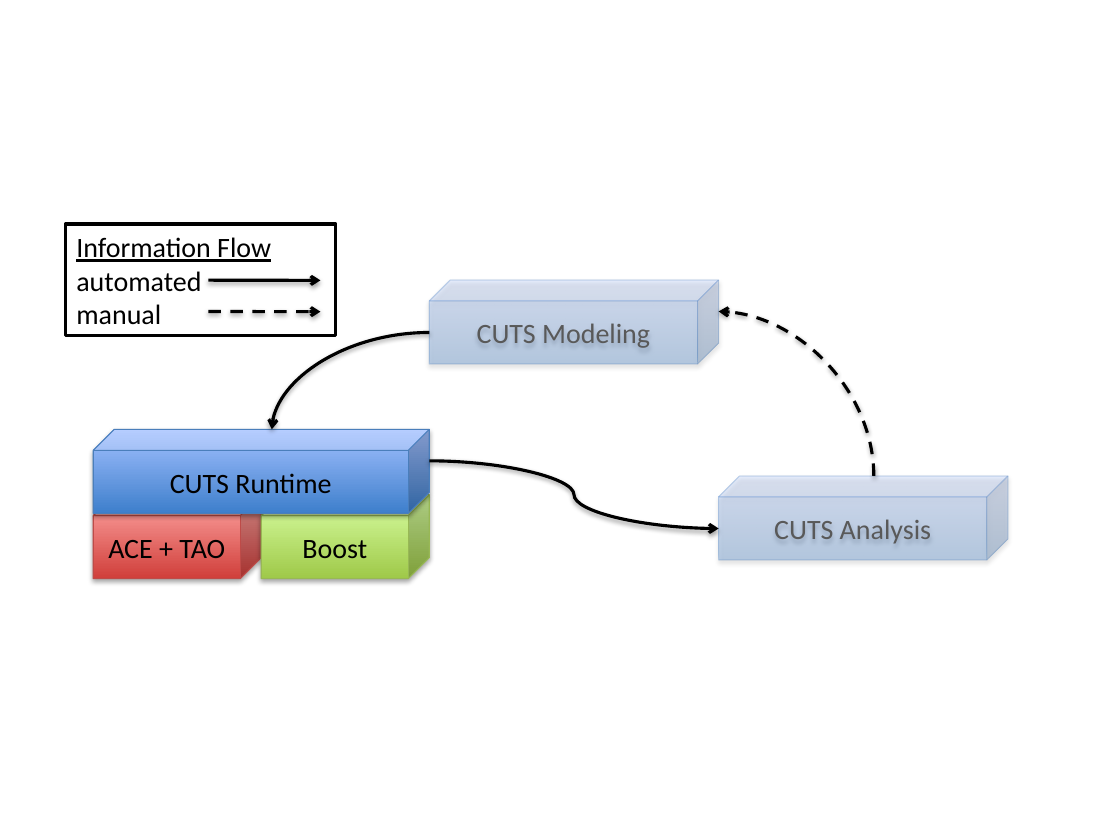
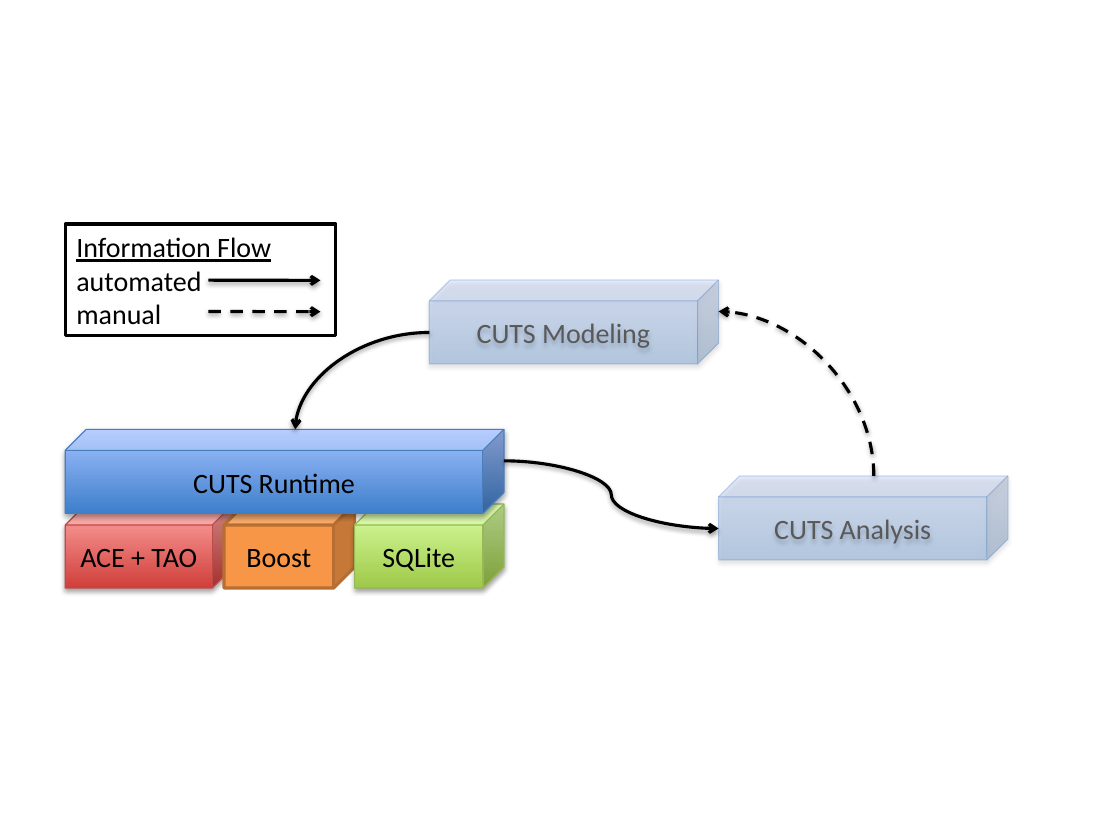
Before and after one commit to Klades/CUTS, a slide deck: slide 1 of CUTS/docs/manual/other/drawing-palette.pptx. Drawn at 1120x840 pixels with LibreOffice and Linux fonts; fonts in the diff are those of the drawing. Boxes give left, top, right and bottom in pixels: in the first picture for what was removed or moved away, otherwise in the second. Text is boxed around its words. In the diff, an @@ line names an element or a change of style, - is before the commit and + after.

```diff
--- a/CUTS/docs/manual/other/drawing-palette.pptx
+++ b/CUTS/docs/manual/other/drawing-palette.pptx
@@ curved arrow moved from (429, 333) - (272, 429) to (429, 333) - (296, 429) @@
@@ cube "CUTS Runtime" resized from (x1=93, y1=429, x2=429, y2=513) to (x1=65, y1=429, x2=504, y2=513) @@
@@ curved arrow moved from (429, 460) - (719, 529) to (504, 460) - (719, 529) @@
@@ cube "ACE + TAO" moved from (x1=93, y1=495, x2=261, y2=579) to (x1=65, y1=504, x2=233, y2=588) @@
@@ cube "Boost" resized from (x1=261, y1=495, x2=429, y2=579) to (x1=224, y1=504, x2=355, y2=588) @@
@@ cube "Boost" at (x1=224, y1=504, x2=355, y2=588): fill gradient #A0CA4A to #DAFFA5 to #F79646; outline #98B955 0.75 pt to #B76F34 2 pt; shadow off @@
@@ cube added at (x1=355, y1=504, x2=504, y2=588), fill gradient #A0CA4A to #DAFFA5, outline #98B955 0.75 pt, 18 pt, text #000000 @@
+SQLite
```
Also in this commit, not shown: 2 other slides changed, 6 other files.
